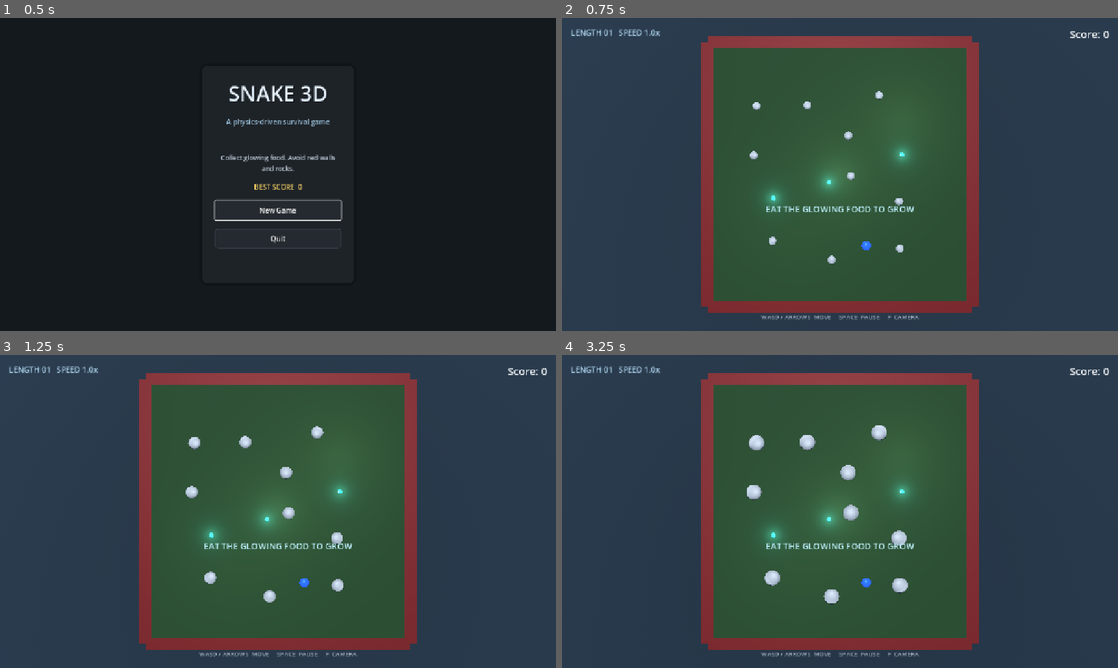
Above: before the commit, frames 1-4 (two rows, left to right).
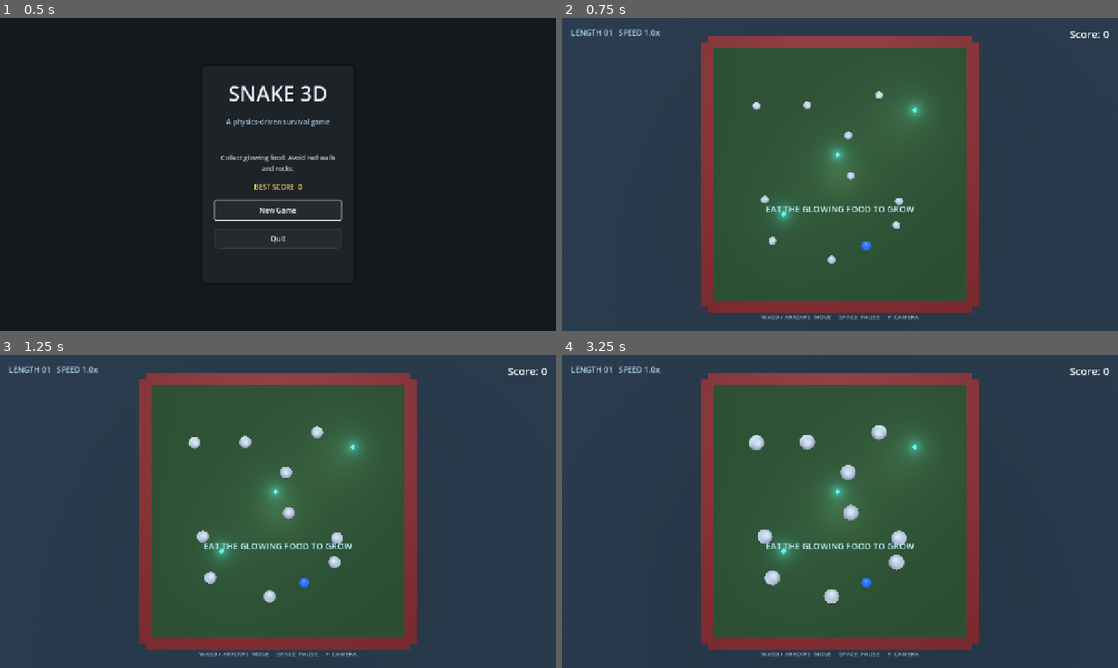
Above: after the commit, the same moments.

Repository: bluehexagons/snakeproject
Game: Godot game, scene res://scenes/main_menu.tscn
Same seed, same stepped clock (60 frames per second), same inputs: the game is played once before the commit and once after it.
Inputs:
- Up to frame 1 (0.5 s): no input
- Up to frame 2 (0.75 s): click "New Game" at 0.5 s
- Up to frame 3 (1.25 s): no input
- Up to frame 4 (3.25 s): hold D (move_right) 1.28-2.03 s; hold F (toggle_camera_angle) 1.28-2.03 s; hold S (move_down) 2.03-2.75 s; tap F (toggle_camera_angle) at 2.1 s; click "Retry" at 2.75 s

Frame 1 is identical in both runs. In frame 2, 0.9% of the frame differs, in the area x 33-66%, y 26-75%; in frame 3, 1.0%; in frame 4, 1.2%, in the area x 33-66%, y 26-77%.

Commit message:
Retry safe food placement as the arena opens up

Diff:
--- a/scripts/game_manager.gd
+++ b/scripts/game_manager.gd
@@ -17,7 +17,6 @@
 const SAFE_FORWARD_ANGLE = 60.0
 
 const MIN_FOOD_COUNT = 3
-const MAX_FOOD_COUNT = 5
 const MIN_FOOD_DISTANCE = 3.0
 const PREFERRED_PLAYER_DISTANCE = 8.0
 const MIN_PLAYER_DISTANCE = 2.0
@@ -78,6 +77,8 @@
 		return
 
 	autosave_elapsed = fmod(autosave_elapsed, AUTOSAVE_INTERVAL)
+	# Crowded arenas can open up as rocks move, even without a pickup.
+	_refill_food()
 	# Browser tabs can be refreshed or closed without sending a reliable close
 	# notification, so keep the resumable session reasonably current.
 	save_game_state()
@@ -231,113 +232,63 @@
 	player.player_lost.connect(_on_player_lost)
 	ui.set_player(player)
 
-func spawn_food(force_spawn: bool = false) -> bool:
-	var available_food = get_tree().get_nodes_in_group("food").filter(func(f): return not f.is_queued_for_deletion() and f.is_available())
-	var current_count = available_food.size()
-
-	if current_count >= MAX_FOOD_COUNT:
-		return false
-
-	if !force_spawn and current_count >= MIN_FOOD_COUNT:
-		return false
-
-	var food = FOOD_SCENE.instantiate()
-	gameplay_container.add_child(food)
-
-	var valid_position = false
-	var best_distance = 0.0
-	var best_position = Vector3.ZERO
-	var current_player: Player = player if is_instance_valid(player) else null
-
-	for _attempt in range(MAX_FOOD_SPAWN_ATTEMPTS):
-		var random_x = randf_range(-SPAWN_AREA_SIZE.x * 0.9, SPAWN_AREA_SIZE.x * 0.9)
-		var random_z = randf_range(-SPAWN_AREA_SIZE.y * 0.9, SPAWN_AREA_SIZE.y * 0.9)
-		var pos = Vector3(random_x, 0, random_z)
-
-		var min_distance_to_danger = INF
-		var min_distance_to_rock = INF
-		var min_distance_to_food = INF
-		var distance_to_player = INF if not current_player else current_player.global_position.distance_to(pos)
-
-		if current_player and distance_to_player < MIN_PLAYER_DISTANCE:
-			continue
-
-		for node in get_tree().get_nodes_in_group("dangerous"):
-			if not node.is_queued_for_deletion():
-				min_distance_to_danger = min(min_distance_to_danger, _horizontal_distance(node.global_position, pos))
-
-		for rock in get_tree().get_nodes_in_group("rock"):
-			if not rock.is_queued_for_deletion():
-				min_distance_to_rock = min(min_distance_to_rock, _horizontal_distance(rock.global_position, pos))
-
-		for other_food in available_food:
-			if other_food != food:
-				min_distance_to_food = min(min_distance_to_food, _horizontal_distance(other_food.global_position, pos))
-
-		if min_distance_to_danger > MIN_FOOD_DANGER_DISTANCE and min_distance_to_rock > MIN_FOOD_ROCK_DISTANCE and min_distance_to_food > MIN_FOOD_DISTANCE:
-			var base_spacing = min(min_distance_to_danger, min(min_distance_to_rock, min_distance_to_food))
-
-			var position_score = base_spacing
-			if current_player:
-				var distance_factor = 1.0 - abs(distance_to_player - PREFERRED_PLAYER_DISTANCE) / PREFERRED_PLAYER_DISTANCE
-				position_score *= (1.0 + distance_factor)
-
-			if position_score > best_distance:
-				best_distance = position_score
-				best_position = pos
-				valid_position = true
-
-	if valid_position:
-		food.position = best_position
-		print("Food spawned at: ", best_position, " with score: ", best_distance)
-		return true
-
-	print("Failed to spawn food after %d attempts" % MAX_FOOD_SPAWN_ATTEMPTS)
-	food.queue_free()
-
-	if force_spawn:
-		push_warning("Retrying force spawn with relaxed constraints")
-		return spawn_food_relaxed()
-
-	return false
-
-func spawn_food_relaxed() -> bool:
-	var food = FOOD_SCENE.instantiate()
-	gameplay_container.add_child(food)
-	var current_player: Player = player if is_instance_valid(player) else null
-	var available_food = get_tree().get_nodes_in_group("food").filter(func(f): return f != food and not f.is_queued_for_deletion() and f.is_available())
-
-	for _attempt in range(MAX_RELAXED_FOOD_SPAWN_ATTEMPTS):
-		var random_x = randf_range(-SPAWN_AREA_SIZE.x * 0.8, SPAWN_AREA_SIZE.x * 0.8)
-		var random_z = randf_range(-SPAWN_AREA_SIZE.y * 0.8, SPAWN_AREA_SIZE.y * 0.8)
-		var pos = Vector3(random_x, 0, random_z)
-		if current_player and _horizontal_distance(current_player.global_position, pos) < MIN_PLAYER_DISTANCE:
-			continue
-
-		var valid = true
-		for node in get_tree().get_nodes_in_group("dangerous"):
-			if not node.is_queued_for_deletion() and _horizontal_distance(node.global_position, pos) < 1.0:
-				valid = false
-				break
-		if valid:
-			for rock in get_tree().get_nodes_in_group("rock"):
-				if not rock.is_queued_for_deletion() and _horizontal_distance(rock.global_position, pos) < MIN_FOOD_ROCK_DISTANCE:
-					valid = false
-					break
-		if valid:
-			for other_food in available_food:
-				if _horizontal_distance(other_food.global_position, pos) < MIN_FOOD_DISTANCE * 0.5:
-					valid = false
-					break
-
-		if valid:
-			food.position = pos
-			print("Food force spawned at: ", pos)
-			return true
-
-	print("Failed to force spawn food even with relaxed constraints")
-	food.queue_free()
-	return false
+func _refill_food() -> void:
+	var available_food = get_tree().get_nodes_in_group("food").filter(
+		func(food): return not food.is_queued_for_deletion() and food.is_available()
+	)
+	if available_food.size() >= MIN_FOOD_COUNT:
+		return
+
+	var hazards = get_tree().get_nodes_in_group("dangerous").filter(
+		func(node): return not node.is_queued_for_deletion()
+	)
+	var rocks = get_tree().get_nodes_in_group("rock").filter(
+		func(rock): return not rock.is_queued_for_deletion()
+	)
+	while available_food.size() < MIN_FOOD_COUNT:
+		var spawn_position: Variant = _find_food_spawn_position(available_food, hazards, rocks)
+		if spawn_position == null:
+			break
+		var food = FOOD_SCENE.instantiate()
+		food.position = spawn_position
+		gameplay_container.add_child(food)
+		available_food.append(food)
+
+func _find_food_spawn_position(foods: Array, hazards: Array, rocks: Array) -> Variant:
+	var best_position: Variant = null
+	var best_score = 0.0
+	for attempt in range(MAX_FOOD_SPAWN_ATTEMPTS + MAX_RELAXED_FOOD_SPAWN_ATTEMPTS):
+		var relaxed = attempt >= MAX_FOOD_SPAWN_ATTEMPTS
+		if relaxed and best_position != null:
+			break
+		var area = SPAWN_AREA_SIZE * (0.8 if relaxed else 0.9)
+		var candidate = Vector3(randf_range(-area.x, area.x), 0, randf_range(-area.y, area.y))
+		var player_distance = _horizontal_distance(player.global_position, candidate)
+		if player_distance < MIN_PLAYER_DISTANCE:
+			continue
+
+		var rock_distance = _nearest_horizontal_distance(candidate, rocks)
+		var hazard_distance = _nearest_horizontal_distance(candidate, hazards)
+		var food_distance = _nearest_horizontal_distance(candidate, foods)
+		var food_spacing = MIN_FOOD_DISTANCE * (0.5 if relaxed else 1.0)
+		if rock_distance <= MIN_FOOD_ROCK_DISTANCE or hazard_distance <= MIN_FOOD_DANGER_DISTANCE or food_distance <= food_spacing:
+			continue
+		if relaxed:
+			return candidate
+
+		var spacing = minf(hazard_distance, minf(rock_distance, food_distance))
+		var distance_factor = 1.0 - absf(player_distance - PREFERRED_PLAYER_DISTANCE) / PREFERRED_PLAYER_DISTANCE
+		var candidate_score = spacing * (1.0 + distance_factor)
+		if candidate_score > best_score:
+			best_score = candidate_score
+			best_position = candidate
+	return best_position
+
+func _nearest_horizontal_distance(position: Vector3, nodes: Array) -> float:
+	var nearest = INF
+	for node in nodes:
+		nearest = minf(nearest, _horizontal_distance(node.global_position, position))
+	return nearest
 
 func spawn_initial_rocks() -> void:
 	for i in range(INITIAL_ROCKS):
@@ -413,13 +364,7 @@
 	if total_food_eaten % ROCKS_SPAWN_INTERVAL == 0:
 		spawn_rock()
 
-	var available_food = get_tree().get_nodes_in_group("food").filter(func(f): return not f.is_queued_for_deletion() and f.is_available())
-	var current_food_count = available_food.size()
-
-	while current_food_count < MIN_FOOD_COUNT:
-		if not spawn_food(true):
-			break
-		current_food_count += 1
+	_refill_food()
 
 func _on_player_score_earned(points: int, popup_position: Vector3) -> void:
 	if is_game_over:
@@ -531,7 +476,7 @@
 			push_warning("Ignoring invalid save data and starting a new game")
 			GameState.delete_save_game()
 		spawn_player()
-		spawn_initial_food()
+		_refill_food()
 		spawn_initial_rocks()
 		return false
 
@@ -580,7 +525,7 @@
 			food.position = _vector_from_data(food_pos)
 			food.position.y = 0.0
 	else:
-		spawn_initial_food()
+		_refill_food()
 
 
 	score = max(int(save_data.get("score", 0)), 0)
@@ -598,24 +543,6 @@
 		float(data.get("y", 0.0)),
 		float(data.get("z", 0.0))
 	)
-
-func spawn_initial_food() -> void:
-	for food in get_tree().get_nodes_in_group("food"):
-		food.queue_free()
-
-	var success_count = 0
-	for i in range(MIN_FOOD_COUNT):
-		if spawn_food(true):
-			success_count += 1
-
-	if success_count < MIN_FOOD_COUNT:
-		push_warning("Only spawned " + str(success_count) + " out of " + str(MIN_FOOD_COUNT) + " initial food items")
-
-	if success_count == 0:
-		var food = FOOD_SCENE.instantiate()
-		gameplay_container.add_child(food)
-		food.position = Vector3(SPAWN_AREA_SIZE.x * 0.5, 0, SPAWN_AREA_SIZE.y * 0.5)
-		print("Emergency food spawn at fixed position")
 
 func _notification(what: int) -> void:
 	if what == NOTIFICATION_APPLICATION_FOCUS_OUT:
--- a/scripts/gameplay_test.gd
+++ b/scripts/gameplay_test.gd
@@ -132,6 +132,7 @@
 	main.free()
 	Engine.time_scale = 1.0
 	_check_empty_food_resume()
+	_check_crowded_food_refill()
 	print("Gameplay regression: max link %.3f, max tail step %.3f" % [max_link, max_step])
 	if not failed:
 		print("Gameplay regression passed")
@@ -173,3 +174,28 @@
 	check(food_count >= main.MIN_FOOD_COUNT, "Resume did not replenish an empty food list")
 	main.free()
 	check(GameState.delete_save_game(), "Failed to clear saved-hazard fixture")
+
+func _check_crowded_food_refill() -> void:
+	var main = MAIN.instantiate()
+	add_child(main)
+	for group in ["rock", "food"]:
+		for node in get_tree().get_nodes_in_group(group):
+			node.queue_free()
+	# Cover the spawn area with hazard markers, then clear it without a pickup.
+	var hazards = Node3D.new()
+	main.gameplay_container.add_child(hazards)
+	for x in range(-8, 9):
+		for z in range(-8, 9):
+			var hazard = Node3D.new()
+			hazard.position = Vector3(x, 0, z)
+			hazard.add_to_group("dangerous")
+			hazards.add_child(hazard)
+	main._refill_food()
+	var food = get_tree().get_nodes_in_group("food").filter(func(item): return not item.is_queued_for_deletion())
+	check(food.is_empty(), "Crowded arena spawned food on a hazard")
+	hazards.free()
+	main._process(main.AUTOSAVE_INTERVAL)
+	food = get_tree().get_nodes_in_group("food").filter(func(item): return not item.is_queued_for_deletion())
+	check(food.size() == main.MIN_FOOD_COUNT, "Active game did not refill food after the spawn area opened up")
+	main.free()
+	check(GameState.delete_save_game(), "Failed to clear food refill fixture")
